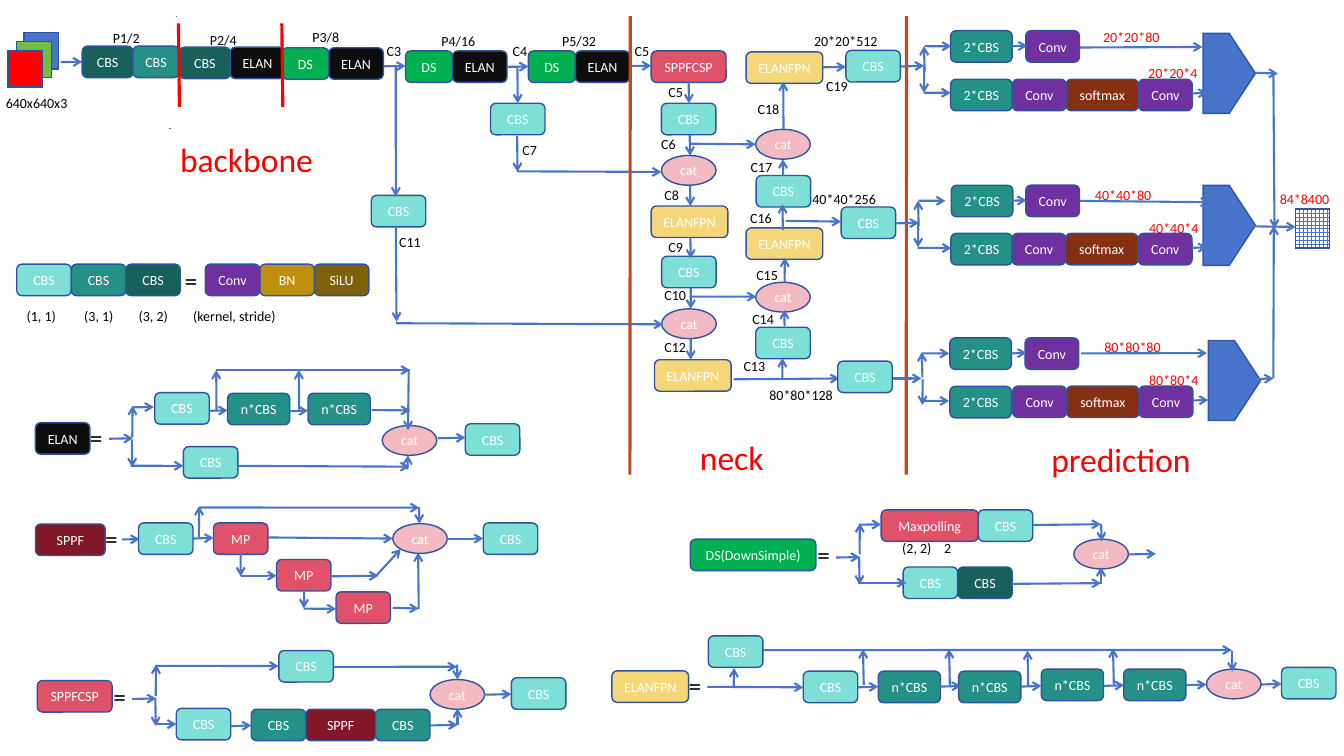
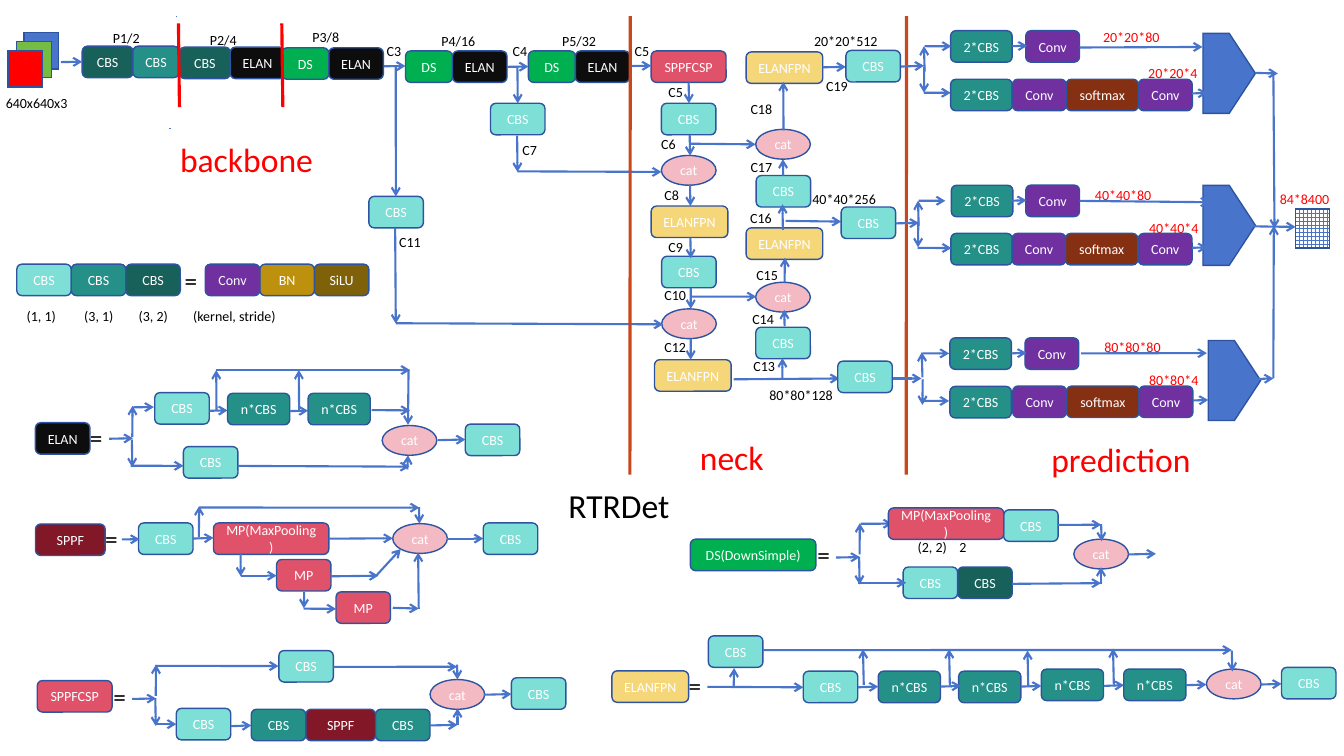
Before and after one commit to huihui308/cv-paper-pytorch, a slide deck: slide 1 of 100_yolo/architecture/rt_x_det.pptx. Drawn at 1344x756 pixels with LibreOffice and Linux fonts; fonts in the diff are those of the drawing. Boxes give left, top, right and bottom in pixels: in the first picture for what was removed or moved away, otherwise in the second. Text is boxed around its words. In the diff, an @@ line names an element or a change of style, - is before the commit and + after.

Commit message:
update papers

```diff
--- a/100_yolo/architecture/rt_x_det.pptx
+++ b/100_yolo/architecture/rt_x_det.pptx
@@ text "C18": place and size @@
-text "C18" at (758, 104, 780, 114)
+text "C18" at (751, 104, 773, 114)
@@ text "C13": place and size @@
-text "C13" at (744, 359, 766, 371)
+text "C13" at (753, 359, 775, 371)
@@ arrow moved from (408, 369) - (408, 431) to (408, 370) - (408, 424) @@
@@ text added at (568, 496, 669, 519), 24 pt, text #000000 @@
+RTRDet
@@ rounded rectangle added at (888, 508, 1003, 539), fill #E05269, outline #2E54A1 1 pt, 10 pt, text #FFFFFF @@
+MP(MaxPooling)
@@ rounded rectangle "MP(MaxPooling)": place and size @@
-rounded rectangle "MP(MaxPooling)" at (214, 523, 268, 555)
+rounded rectangle "MP(MaxPooling)" at (214, 523, 329, 555)
@@ text in rounded rectangle at (226, 525, 316, 538): text changed @@
-MP
+MP(MaxPooling)
@@ arrow moved from (268, 537) - (393, 538) to (329, 538) - (393, 538) @@
@@ arrow moved from (860, 524) - (881, 524) to (861, 524) - (892, 524) @@
@@ rounded rectangle removed at (881, 510, 978, 541) @@
-Maxpolling
@@ text "(2, 2) 2": place and size @@
-text "(2, 2) 2" at (902, 541, 951, 555)
+text "(2, 2) 2" at (918, 542, 966, 554)
@@ rounded rectangle "CBS": place and size @@
-rounded rectangle "CBS" at (979, 510, 1033, 541)
+rounded rectangle "CBS" at (1004, 510, 1059, 541)
@@ arrow moved from (1033, 525) - (1101, 524) to (1059, 525) - (1102, 525) @@
```
